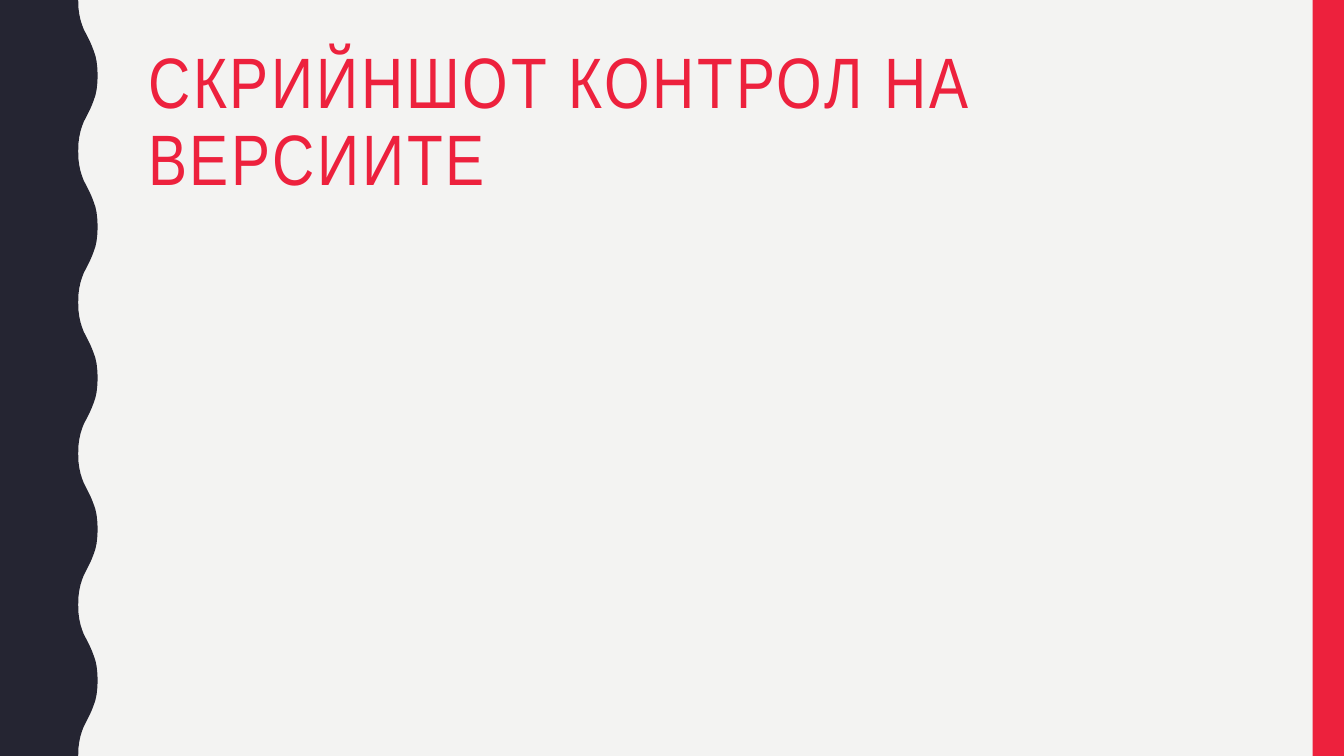
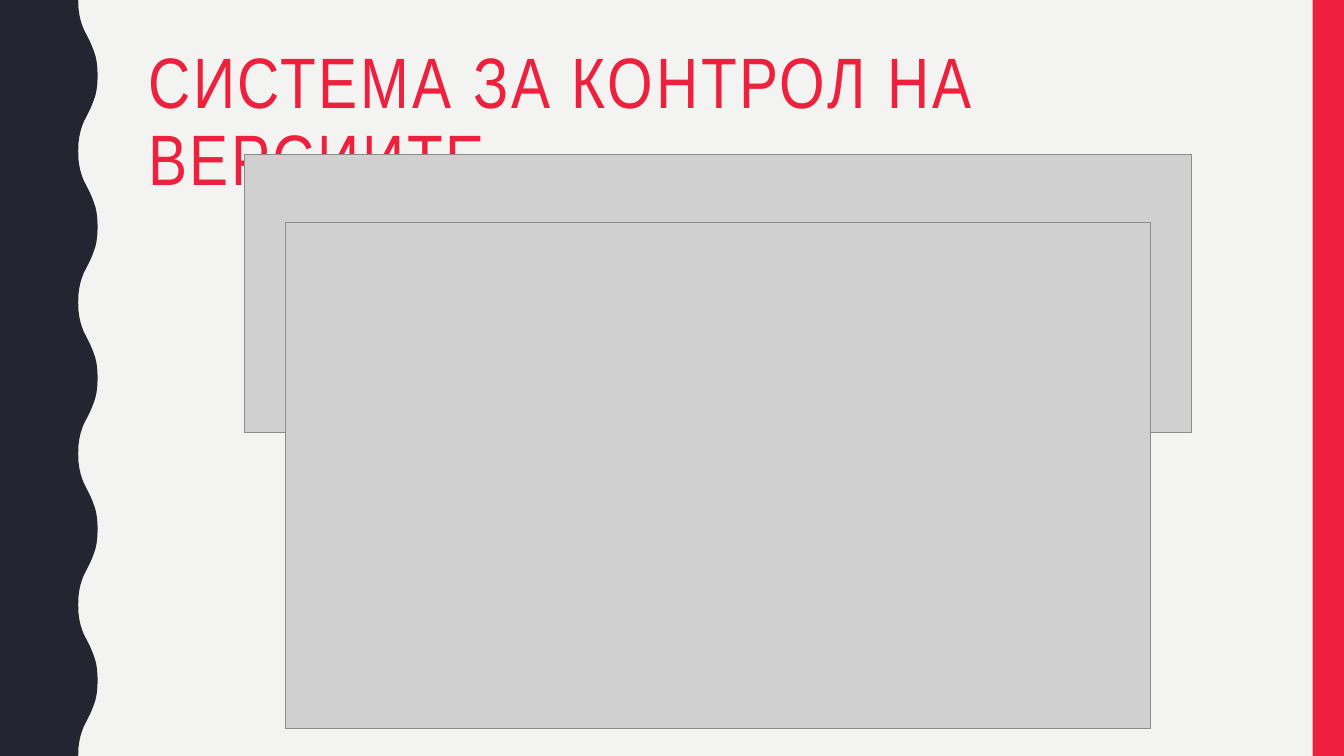
Before and after one commit to viktorpetkov000/SongStar, a slide deck: slide 8 of Система за избор на песен.pptx. Drawn at 1344x756 pixels with LibreOffice and Linux fonts; fonts in the diff are those of the drawing; grey boxes stand for pictures. Boxes give left, top, right and bottom in pixels: in the first picture for what was removed or moved away, otherwise in the second. Text is boxed around its words. In the diff, an @@ line names an element or a change of style, - is before the commit and + after.

```diff
--- a/Система за избор на песен.pptx
+++ b/Система за избор на песен.pptx
@@ title at bbox=[148, 58, 972, 199]: text changed @@
-СКРИЙНШОТ КОНТРОЛ НА ВЕРСИИТЕ
+СИСТЕМА ЗА КОНТРОЛ НА ВЕРСИИТЕ
@@ picture added at bbox=[245, 154, 1192, 433] @@
@@ picture added at bbox=[285, 223, 1151, 729] @@
```
Also in this commit, not shown: 1 other slide changed, 1 slide added, 1 other file.
